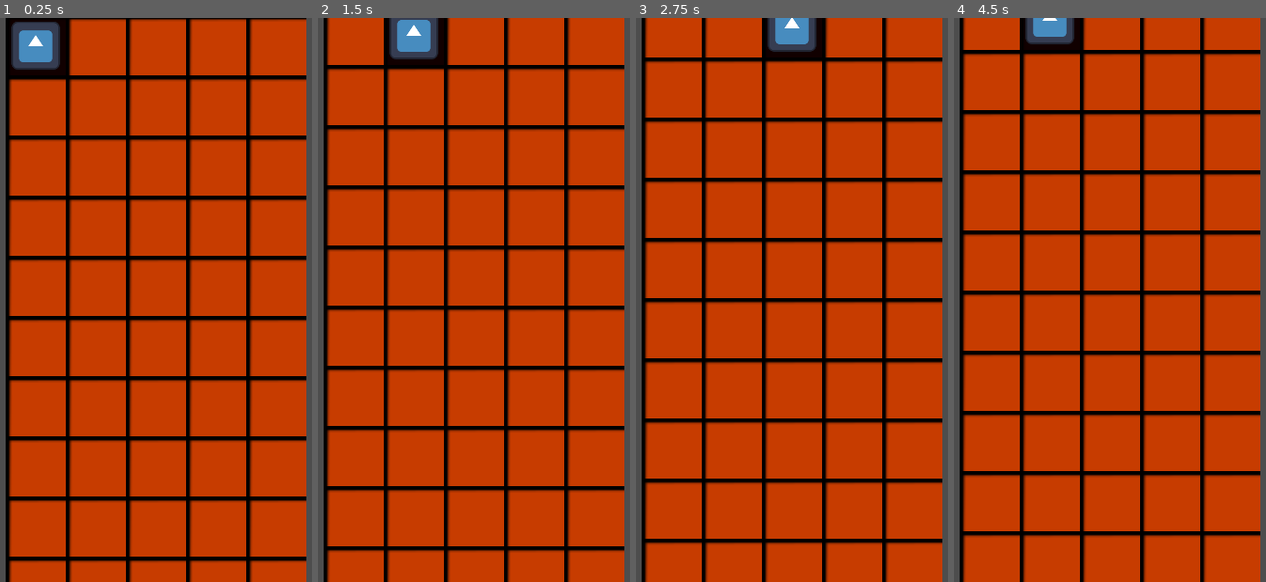
Above: before the commit, frames 1-4 (left to right).
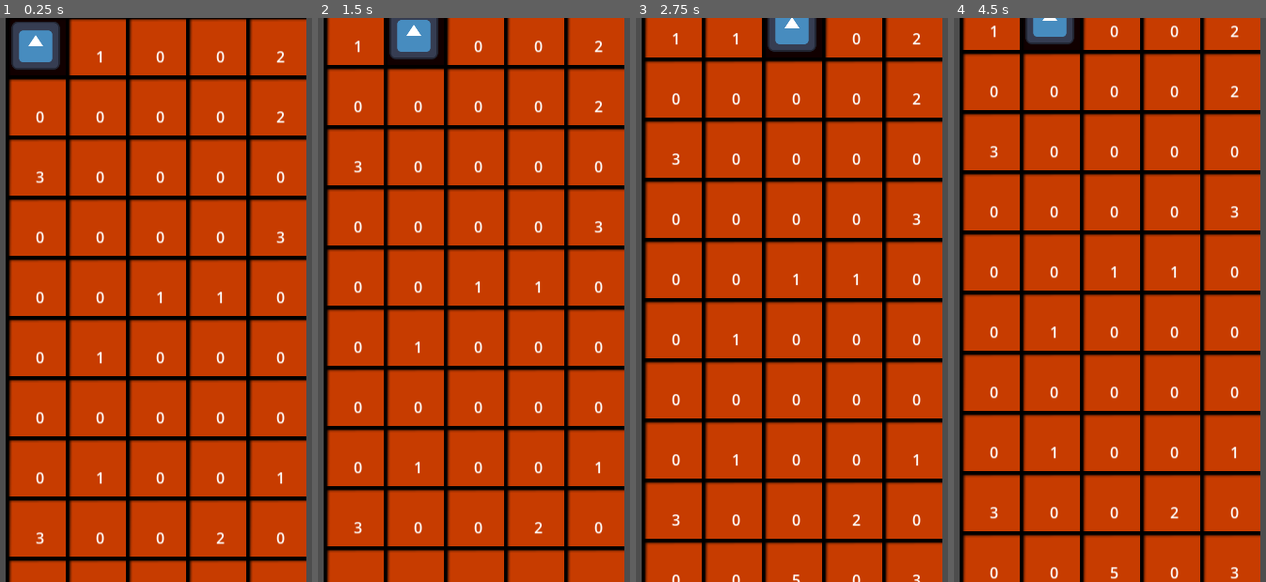
Above: after the commit, the same moments.

Repository: DogeMastr/GMTK2026
Game: Godot game, scene res://Scenes/Game/Game.tscn
The game is run twice, just before and just after one commit, with the same random seed, the same clock (stepped at 60 frames per second) and the same inputs. The engine's default icon, where the game draws it, is replaced by a stand-in: a white triangle on a blue panel in a dark square.
Inputs (mouse positions are in pixels of both pictures, inside the frame that each line leads up to):
- Up to frame 1 (0.25 s): no input
- Up to frame 2 (1.5 s): move the mouse to (outside the picture) at 0.52 s; hold D (player_right) 0.53-1.25 s; click (outside the picture) at 0.67 s; drag from (498, 328) to (352, 34) at 1.27 s
- Up to frame 3 (2.75 s): move the mouse to (outside the picture) at 2.02 s; hold D (player_right) from 2.03 s (still down)
- Up to frame 4 (4.5 s): release D (player_right) at 2.75 s; drag from (1247, 412) to (1050, 29) at 2.77 s; move the mouse to (outside the picture) at 3.52 s; hold A (player_left) 3.53-4.25 s; drag from (1060, 215) to (1110, 23) at 4.27 s

The runs differ from the first frame. In frame 1, 1.6% of the frame differs, in the area x 11-92%, y 5-94%; in frame 2, 1.6%; in frame 3, 1.6%; in frame 4, 1.8%, in the area x 11-92%, y 1-100%.

Commit message:
tile types

Diff:
--- a/Scenes/Game/game.gd
+++ b/Scenes/Game/game.gd
@@ -42,7 +42,7 @@
 	temp_tile.position.y = y*EventBus.tile_width
 	temp_tile.y_pos = y
 	# run tile randomness generation here
-
+	temp_tile.set_type(difficulty)
 	return temp_tile
 
 var weight = 0.0
--- a/Scenes/Tile/tile.gd
+++ b/Scenes/Tile/tile.gd
@@ -8,11 +8,37 @@
 var x_pos
 var y_pos
 
+# types of tile
+# 0 Empty: you nothing				leftover%
+# 1 Gold: you score					10%
+# 2 Card: you pick up				5%
+# 3 Death: you die					5%
+# 4 Lava: you die but different		2%
+# 5 Rock / stick: you stop			5%
+var type = 0
+
+func set_type(difficulty):
+	var r = randi_range(0, 100 - difficulty)
+	if r < 10:
+		type = 1
+	elif r < 15:
+		type = 2
+	elif r < 20:
+		type = 3
+	elif r < 22:
+		type = 4
+	elif r < 28:
+		type = 5
+	else:
+		type = 0
+	pass
+
 func _process(delta: float) -> void:
 	if has_mole:
 		$Sprite2D.modulate = Color(base_color.h, 0, base_color.v)
 	else:
 		$Sprite2D.modulate = base_color
+	$Label.text = str(type)
 
 func _on_body_entered(body: Node2D) -> void:
 	if body is Mole:
--- a/Scenes/Tile/tile.tscn
+++ b/Scenes/Tile/tile.tscn
@@ -16,5 +16,10 @@
 [node name="CollisionShape2D" type="CollisionShape2D" parent="." unique_id=785179905]
 shape = SubResource("RectangleShape2D_qdslu")
 
+[node name="Label" type="Label" parent="." unique_id=1553181567]
+offset_right = 40.0
+offset_bottom = 23.0
+text = "0"
+
 [connection signal="body_entered" from="." to="." method="_on_body_entered"]
 [connection signal="body_exited" from="." to="." method="_on_body_exited"]
